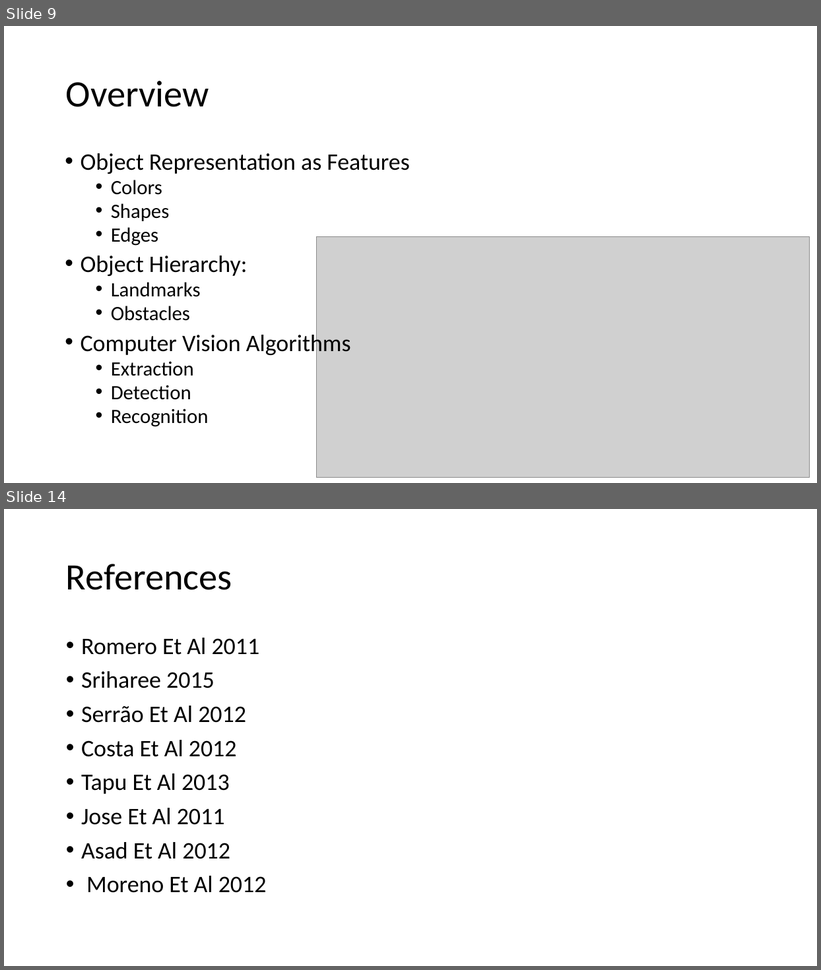
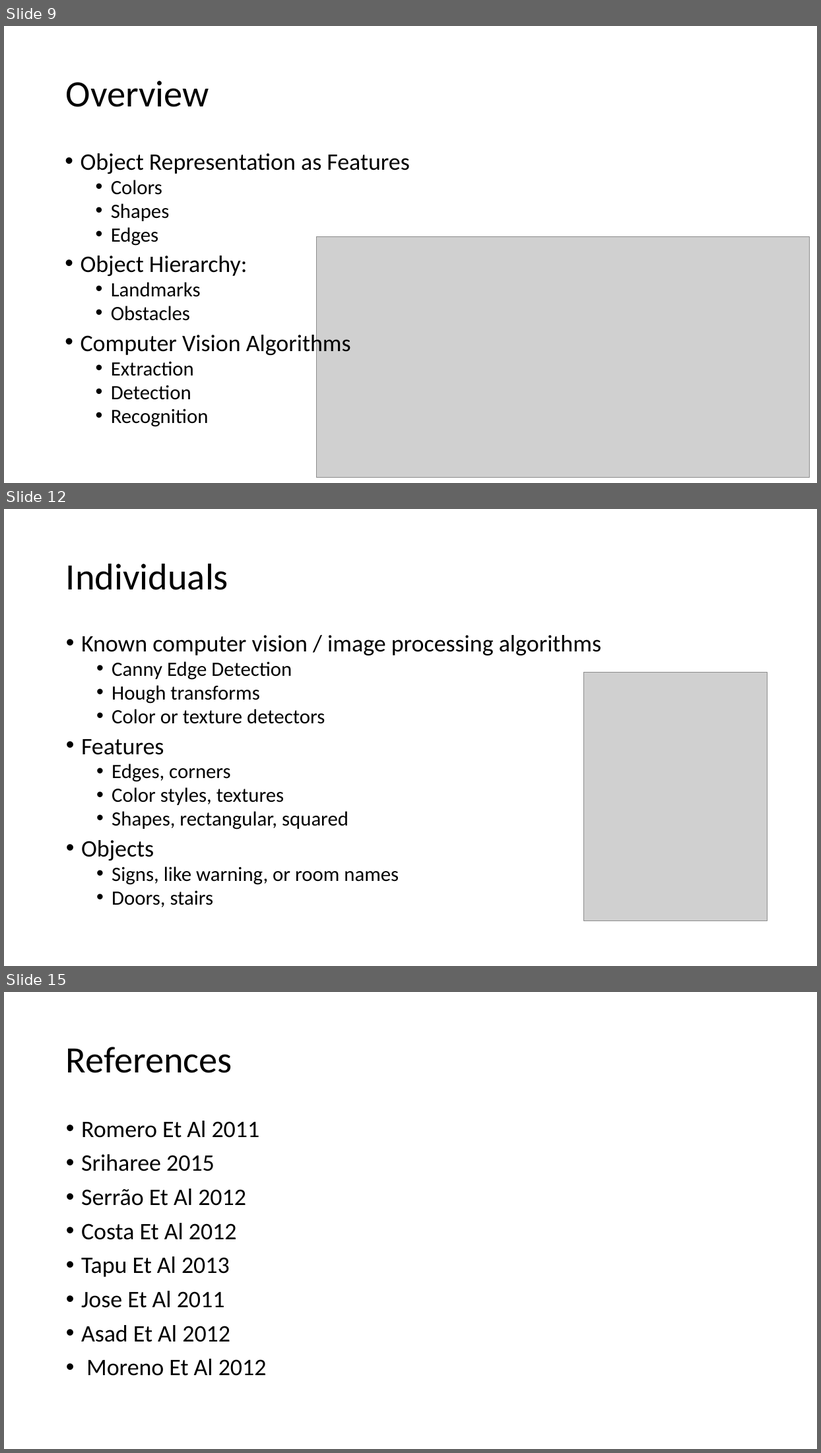
Before and after one commit to rodsnjr/vision_ontology, a slide deck: presentation.pptx. Shown one above the other, each under a label of ours: slides 9 and 14 before the commit, slides 9, 12 and 15 after it; the slides between them are not shown. The pictures are 821x970 and 821x1453 pixels, drawn with LibreOffice and Linux fonts; fonts in the diff are those of the drawing; grey boxes stand for pictures. Boxes give left, top, right and bottom in pixels: in the first picture for what was removed or moved away, otherwise in the second. Text is boxed around its words. In the diff, an @@ line names an element or a change of style, - is before the commit and + after.

```diff
--- a/presentation.pptx
+++ b/presentation.pptx
@@ slide 12 added at bbox=[4, 509, 817, 966], background #FFFFFF @@
@@ title added at bbox=[66, 563, 228, 590], 44 pt, text #000000 @@
+Individuals
@@ text added at bbox=[81, 635, 601, 908], 24 pt, text #000000 @@
+• Known computer vision / image processing algorithms
+  • Canny Edge Detection
+  • Hough transforms
+  • Color or texture detectors
+• Features
+  • Edges, corners
+  • Color styles, textures
+  • Shapes, rectangular, squared
+• Objects
+  • Signs, like warning, or room names
+  • Doors, stairs
@@ picture added at bbox=[584, 673, 767, 921] @@
@@ what was slide 14 is now slide 15 @@
```
Also in this commit, not shown: 3 slides changed, 1 other slide added, 1 slide removed, 4 other files.
